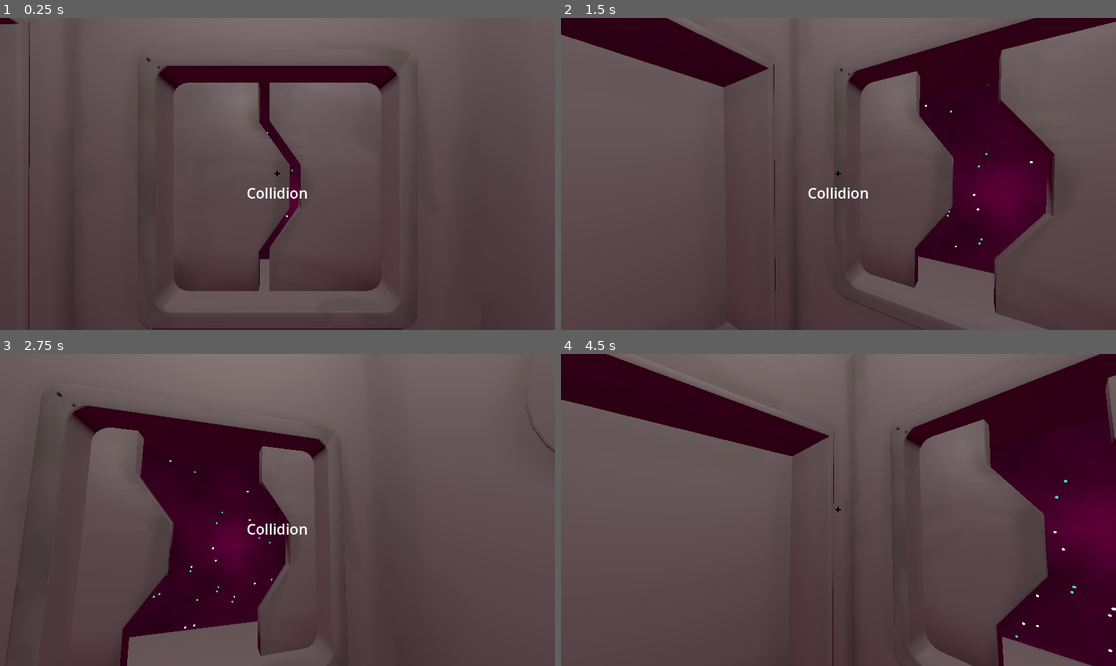
Above: before the commit, frames 1-4 (two rows, left to right).
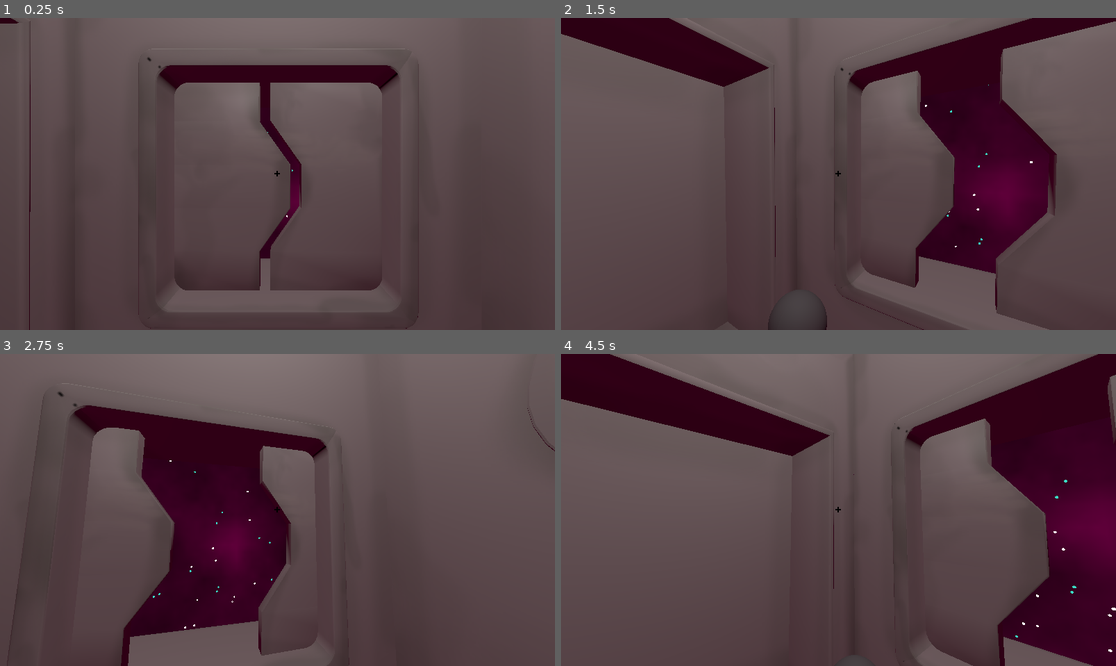
Above: after the commit, the same moments.

Repository: kettle-game-studio/unlimited-space-shawarma
Game: Godot game, scene res://assets/scenes/main_scene.tscn
Same seed, same stepped clock (60 frames per second), same inputs: the game is played once before the commit and once after it.
Inputs (mouse positions are in pixels of both pictures, inside the frame that each line leads up to):
- Up to frame 1 (0.25 s): no input
- Up to frame 2 (1.5 s): move the mouse to (866, 174) at 0.52 s; click (866, 174) at 0.6 s; move the mouse to (810, 174) at 1.27 s; click (810, 174) at 1.35 s
- Up to frame 3 (2.75 s): move the mouse to (288, 503) at 2.02 s; click (288, 503) at 2.1 s
- Up to frame 4 (4.5 s): move the mouse to (832, 516) at 2.77 s; click (832, 516) at 2.85 s; move the mouse to (877, 513) at 3.52 s; click (877, 513) at 3.6 s; move the mouse to (794, 506) at 4.27 s; click (794, 506) at 4.35 s

The runs differ from the first frame. In frame 1, 1.0% of the frame differs, in the area x 0-76%, y 0-100%; in frame 2, 1.1%, in the area x 0-100%, y 0-100%; in frame 3, 0.6%; in frame 4, 0.8%.

Commit message:
Add fridge

Diff:
--- /dev/null
+++ b/assets/prefabs/floating_item_location.tscn
@@ -0,0 +1,3 @@
+[gd_scene format=3 uid="uid://ba1wbu3mtpra5"]
+
+[node name="FloatingItemLocation" type="Node3D"]
--- /dev/null
+++ b/assets/prefabs/fridge.tscn
@@ -0,0 +1,30 @@
+[gd_scene load_steps=6 format=3 uid="uid://b3p1nh2cojknk"]
+
+[ext_resource type="Material" uid="uid://cgtl8wj1e80ke" path="res://assets/materials/glass_material.tres" id="1_hpk8c"]
+[ext_resource type="Script" path="res://assets/scripts/activator.gd" id="2_li706"]
+[ext_resource type="Script" path="res://assets/scripts/fridge.gd" id="2_wtsi6"]
+
+[sub_resource type="QuadMesh" id="QuadMesh_pve2l"]
+
+[sub_resource type="BoxShape3D" id="BoxShape3D_57lwe"]
+size = Vector3(0.71723, 0.626752, 0.665655)
+
+[node name="Fridge" type="CSGMesh3D"]
+transform = Transform3D(-4.42136, 0, -8.80204e-08, 0, 11.1397, 0, 3.86527e-07, 0, -1.00684, 0, 0, 3.18893)
+material_override = ExtResource("1_hpk8c")
+calculate_tangents = false
+mesh = SubResource("QuadMesh_pve2l")
+script = ExtResource("2_wtsi6")
+
+[node name="Area3D" type="Area3D" parent="." node_paths=PackedStringArray("hint_source")]
+collision_layer = 2
+collision_mask = 2
+script = ExtResource("2_li706")
+hint = "Put item in the fridge"
+hint_source = NodePath("..")
+
+[node name="CollisionShape3D" type="CollisionShape3D" parent="Area3D"]
+transform = Transform3D(1, 0, -1.77636e-15, 0, 1, 0, 0, 0, 1, 0, 0.115479, 0)
+shape = SubResource("BoxShape3D_57lwe")
+
+[connection signal="activated" from="Area3D" to="." method="_activated"]
--- /dev/null
+++ b/assets/prefabs/item.tscn
@@ -0,0 +1,28 @@
+[gd_scene load_steps=5 format=3 uid="uid://bdx0kqrt6ryae"]
+
+[ext_resource type="Script" path="res://assets/scripts/item.gd" id="1_wwxqe"]
+[ext_resource type="Script" path="res://assets/scripts/activator.gd" id="2_a0gc7"]
+
+[sub_resource type="SphereShape3D" id="SphereShape3D_sduei"]
+radius = 0.2
+
+[sub_resource type="SphereMesh" id="SphereMesh_s0cjd"]
+radius = 0.2
+height = 0.4
+
+[node name="Item" type="Node3D"]
+script = ExtResource("1_wwxqe")
+item_name = "Sphere"
+
+[node name="Area3D" type="Area3D" parent="." node_paths=PackedStringArray("hint_source")]
+script = ExtResource("2_a0gc7")
+hint = "Take Sphere"
+hint_source = NodePath("..")
+
+[node name="CollisionShape3D" type="CollisionShape3D" parent="Area3D"]
+shape = SubResource("SphereShape3D_sduei")
+
+[node name="CSGMesh3D" type="CSGMesh3D" parent="."]
+mesh = SubResource("SphereMesh_s0cjd")
+
+[connection signal="activated" from="Area3D" to="." method="_activated"]
--- /dev/null
+++ b/assets/prefabs/item_water.tscn
@@ -0,0 +1,14 @@
+[gd_scene load_steps=3 format=3 uid="uid://cer2rgxv8v2rn"]
+
+[ext_resource type="PackedScene" uid="uid://bdx0kqrt6ryae" path="res://assets/prefabs/item.tscn" id="1_rnkhm"]
+
+[sub_resource type="CylinderMesh" id="CylinderMesh_uk68q"]
+top_radius = 0.2
+bottom_radius = 0.15
+height = 0.4
+
+[node name="Item" instance=ExtResource("1_rnkhm")]
+item_name = "Water"
+
+[node name="CSGMesh3D" parent="." index="1"]
+mesh = SubResource("CylinderMesh_uk68q")
--- a/assets/prefabs/player.gd
+++ /dev/null
@@ -1,4 +0,0 @@
-extends Node3D
-class_name Player
-
-@export var ui: UIController
--- a/assets/prefabs/player.tscn
+++ b/assets/prefabs/player.tscn
@@ -1,26 +1,44 @@
-[gd_scene load_steps=4 format=3 uid="uid://4h7b3tnixhgm"]
+[gd_scene load_steps=5 format=3 uid="uid://4h7b3tnixhgm"]
 
-[ext_resource type="Script" path="res://assets/prefabs/player.gd" id="1_1yefg"]
+[ext_resource type="Script" path="res://assets/scripts/player.gd" id="1_6l13g"]
 [ext_resource type="Script" path="res://assets/scripts/player_controller.gd" id="1_75gyu"]
 [ext_resource type="Script" path="res://assets/scripts/player_raycast.gd" id="2_h24xp"]
+[ext_resource type="Script" path="res://assets/scripts/item_manager.gd" id="4_hiefl"]
 
-[node name="Player" type="Node3D"]
-script = ExtResource("1_1yefg")
+[node name="Player" type="Node3D" node_paths=PackedStringArray("item_manager", "player_raycast")]
+script = ExtResource("1_6l13g")
+item_manager = NodePath("ItemManager")
+player_raycast = NodePath("PlayerRaycast")
 
 [node name="Camera3D" type="Camera3D" parent="."]
 
-[node name="RayCast3D" type="RayCast3D" parent="Camera3D"]
+[node name="ActivatorRay" type="RayCast3D" parent="Camera3D"]
 transform = Transform3D(1, 0, 0, 0, -4.37114e-08, -1, 0, 1, -4.37114e-08, 0, 0, 0)
-target_position = Vector3(0, -5, 0)
+target_position = Vector3(0, -20, 0)
 collide_with_areas = true
 collide_with_bodies = false
+
+[node name="FridgeRay" type="RayCast3D" parent="Camera3D"]
+transform = Transform3D(1, 0, 0, 0, -4.37114e-08, -1, 0, 1, -4.37114e-08, 0, 0, 0)
+target_position = Vector3(0, -20, 0)
+collision_mask = 2
+collide_with_areas = true
+collide_with_bodies = false
+
+[node name="Hand" type="Node3D" parent="Camera3D"]
+transform = Transform3D(1, 0, 0, 0, 1, 0, 0, 0, 1, 0, -0.450228, -0.801419)
 
 [node name="PlayerController" type="Node" parent="." node_paths=PackedStringArray("player", "camera")]
 script = ExtResource("1_75gyu")
 player = NodePath("..")
 camera = NodePath("../Camera3D")
 
-[node name="PlayerRaycast" type="Node" parent="." node_paths=PackedStringArray("activatorRaycast", "player")]
+[node name="PlayerRaycast" type="Node" parent="." node_paths=PackedStringArray("activatorRaycast", "fridgeRaycast", "player")]
 script = ExtResource("2_h24xp")
-activatorRaycast = NodePath("../Camera3D/RayCast3D")
+activatorRaycast = NodePath("../Camera3D/ActivatorRay")
+fridgeRaycast = NodePath("../Camera3D/FridgeRay")
 player = NodePath("..")
+
+[node name="ItemManager" type="Node" parent="." node_paths=PackedStringArray("hand")]
+script = ExtResource("4_hiefl")
+hand = NodePath("../Camera3D/Hand")
--- a/assets/prefabs/room.tscn
+++ b/assets/prefabs/room.tscn
@@ -6,6 +6,7 @@
 [ext_resource type="PackedScene" uid="uid://ny55ponoxlby" path="res://assets/prefabs/room_parts/wall_3.tscn" id="4_l5usa"]
 [ext_resource type="PackedScene" uid="uid://csqkawa01ij4v" path="res://assets/prefabs/room_parts/wall_4.tscn" id="5_l81xe"]
 [ext_resource type="PackedScene" uid="uid://csjp6tg2psdb0" path="res://assets/prefabs/door.tscn" id="6_mesk7"]
+[ext_resource type="PackedScene" uid="uid://b3p1nh2cojknk" path="res://assets/prefabs/fridge.tscn" id="7_mtahv"]
 [ext_resource type="Material" uid="uid://cgtl8wj1e80ke" path="res://assets/materials/glass_material.tres" id="8_0dnye"]
 
 [sub_resource type="QuadMesh" id="QuadMesh_pve2l"]
@@ -29,11 +30,7 @@
 targetPosition = Vector3(-1, 0, 0)
 seconsToOpen = 3.0
 
-[node name="glass" type="CSGMesh3D" parent="."]
-transform = Transform3D(-4.42136, 0, -8.80204e-08, 0, 11.1397, 0, 3.86527e-07, 0, -1.00684, 0, 0, 3.18893)
-material_override = ExtResource("8_0dnye")
-calculate_tangents = false
-mesh = SubResource("QuadMesh_pve2l")
+[node name="Fridge" parent="." instance=ExtResource("7_mtahv")]
 
 [node name="glass2" type="CSGMesh3D" parent="."]
 transform = Transform3D(-9.5276e-08, 0, -1.00684, 0, 2.27152, 0, 2.17966, 0, -4.40102e-08, 3.02654, 2.27987, -7.55702e-10)
--- a/assets/prefabs/ui.tscn
+++ b/assets/prefabs/ui.tscn
@@ -1,6 +1,6 @@
 [gd_scene load_steps=4 format=3 uid="uid://cy20o8tmobnno"]
 
-[ext_resource type="Script" path="res://assets/prefabs/ui_controller.gd" id="1_cpks1"]
+[ext_resource type="Script" path="res://assets/scripts/ui_controller.gd" id="1_mknpu"]
 
 [sub_resource type="StyleBoxFlat" id="StyleBoxFlat_kvk3b"]
 bg_color = Color(0, 0, 0, 1)
@@ -15,7 +15,7 @@
 anchor_bottom = 1.0
 grow_horizontal = 2
 grow_vertical = 2
-script = ExtResource("1_cpks1")
+script = ExtResource("1_mknpu")
 textLabel = NodePath("RichTextLabel")
 
 [node name="Crosshair" type="Panel" parent="."]
--- a/assets/scenes/main_scene.tscn
+++ b/assets/scenes/main_scene.tscn
@@ -1,10 +1,12 @@
-[gd_scene load_steps=7 format=3 uid="uid://4ur4w8uh5i2d"]
+[gd_scene load_steps=9 format=3 uid="uid://4ur4w8uh5i2d"]
 
 [ext_resource type="Environment" uid="uid://cfdjcfoshx56f" path="res://assets/scenes/main_environment.tres" id="1_ac5gt"]
 [ext_resource type="PackedScene" uid="uid://4h7b3tnixhgm" path="res://assets/prefabs/player.tscn" id="2_e4bg4"]
 [ext_resource type="Script" path="res://assets/scripts/rotate_sky.gd" id="2_kb0nt"]
 [ext_resource type="PackedScene" uid="uid://hr3ejr51xyux" path="res://assets/prefabs/room.tscn" id="3_4ipvi"]
 [ext_resource type="PackedScene" uid="uid://cy20o8tmobnno" path="res://assets/prefabs/ui.tscn" id="5_dyrqf"]
+[ext_resource type="PackedScene" uid="uid://bdx0kqrt6ryae" path="res://assets/prefabs/item.tscn" id="6_wg2fl"]
+[ext_resource type="PackedScene" uid="uid://cer2rgxv8v2rn" path="res://assets/prefabs/item_water.tscn" id="7_mo6mv"]
 
 [sub_resource type="CameraAttributesPractical" id="CameraAttributesPractical_ho8qv"]
 
@@ -20,7 +22,7 @@
 rotation_speed = Vector3(0.03, 0.02, 0.01)
 
 [node name="Player" parent="." node_paths=PackedStringArray("ui") instance=ExtResource("2_e4bg4")]
-transform = Transform3D(1, 0, 0, 0, 1, 0, 0, 0, 1, 0, 1.07548, 0)
+transform = Transform3D(1, 0, 0, 0, 1, 0, 0, 0, 1, -0.0124536, 1.07065, -0.00195909)
 ui = NodePath("../Canvas/UI")
 
 [node name="room" parent="." instance=ExtResource("3_4ipvi")]
@@ -28,3 +30,9 @@
 [node name="Canvas" type="CanvasLayer" parent="."]
 
 [node name="UI" parent="Canvas" instance=ExtResource("5_dyrqf")]
+
+[node name="Item" parent="." instance=ExtResource("6_wg2fl")]
+transform = Transform3D(1, 0, 0, 0, 1, 0, 0, 0, 1, -1, 0, -1)
+
+[node name="Item2" parent="." instance=ExtResource("7_mo6mv")]
+transform = Transform3D(1, 0, 0, 0, 1, 0, 0, 0, 1, -1, 0, 0)
--- /dev/null
+++ b/assets/scripts/activator.gd
@@ -0,0 +1,13 @@
+extends Node3D
+class_name Activator
+
+@export var hint: String
+@export var hint_source: Node
+
+signal activated(player: Player)
+
+func get_hint(player: Player) -> String:
+	return hint_source.get_hint(player)
+
+func activate(player: Player) -> void:
+	activated.emit(player)
--- /dev/null
+++ b/assets/scripts/fridge.gd
@@ -0,0 +1,26 @@
+extends Node
+class_name Fridge
+
+var floating_item_prefab = preload("res://assets/prefabs/floating_item_location.tscn")
+
+func _activated(player: Player):
+	var item = player.item_manager.item_in_hand;
+	if item == null:
+		return;
+
+	var collision = player.player_raycast.fridgeRaycast.get_collision_point()
+	var player_pos = player.global_transform.origin
+
+	var vec = collision - player_pos
+
+	var node = floating_item_prefab.instantiate()
+	add_child(node)
+	node.global_transform.origin = player_pos + vec * 1.3
+
+	item.go_to(node)
+	player.item_manager.item_in_hand = null;
+
+func get_hint(player: Player) -> String:
+	if player.item_manager.item_in_hand == null:
+		return "Item storage"
+	return "Store %s" % player.item_manager.item_in_hand.item_name
--- /dev/null
+++ b/assets/scripts/item.gd
@@ -0,0 +1,16 @@
+extends Node3D
+class_name Item
+
+@export var item_name: String
+
+func go_to(node: Node3D) -> void:
+	self.global_transform.origin = node.global_transform.origin
+	self.reparent(node, true)
+
+func _activated(player: Player):
+	var hand = player.item_manager.hand
+	player.item_manager.item_in_hand = self
+	go_to(hand)
+
+func get_hint(_player: Player) -> String:
+	return "Take %s" % item_name
--- /dev/null
+++ b/assets/scripts/item_manager.gd
@@ -0,0 +1,6 @@
+extends Node
+class_name ItemManager
+
+@export var hand: Node3D
+
+var item_in_hand: Item
--- /dev/null
+++ b/assets/scripts/player.gd
@@ -0,0 +1,6 @@
+extends Node3D
+class_name Player
+
+@export var ui: UIController
+@export var item_manager: ItemManager
+@export var player_raycast: PlayerRaycast
--- a/assets/scripts/player_raycast.gd
+++ b/assets/scripts/player_raycast.gd
@@ -1,10 +1,27 @@
 extends Node
+class_name PlayerRaycast
 
 @export var activatorRaycast: RayCast3D
+@export var fridgeRaycast: RayCast3D
 @export var player: Player
 
-func _process(delta):
-	if activatorRaycast.is_colliding():
-		player.ui.set_help_text("Collidion")
+func _process(_delta):
+	if process_raycast(activatorRaycast):
+		return
+	if process_raycast(fridgeRaycast):
+		pass
+
+func process_raycast(raycast: RayCast3D) -> bool:
+	var flag = false
+
+	if raycast.is_colliding():
+		var collider = raycast.get_collider()
+		if collider is Activator:
+			player.ui.set_help_text(collider.get_hint(player))
+			flag = true
+			if Input.is_action_just_pressed("Activate"):
+				collider.activate(player)
 	else:
 		player.ui.set_help_text("")
+
+	return flag
--- a/project.godot
+++ b/project.godot
@@ -15,6 +15,15 @@
 config/features=PackedStringArray("4.1", "GL Compatibility")
 config/icon="res://icon.svg"
 
+[input]
+
+Activate={
+"deadzone": 0.5,
+"events": [Object(InputEventMouseButton,"resource_local_to_scene":false,"resource_name":"","device":-1,"window_id":0,"alt_pressed":false,"shift_pressed":false,"ctrl_pressed":false,"meta_pressed":false,"button_mask":0,"position":Vector2(0, 0),"global_position":Vector2(0, 0),"factor":1.0,"button_index":1,"canceled":false,"pressed":false,"double_click":false,"script":null)
+, Object(InputEventKey,"resource_local_to_scene":false,"resource_name":"","device":-1,"window_id":0,"alt_pressed":false,"shift_pressed":false,"ctrl_pressed":false,"meta_pressed":false,"pressed":false,"keycode":0,"physical_keycode":69,"key_label":0,"unicode":101,"echo":false,"script":null)
+]
+}
+
 [rendering]
 
 renderer/rendering_method="gl_compatibility"
Not shown, added: assets/Room/Blender.glb.import
Not shown, added: assets/Room/BlenderColor.png.import
Binary file added: assets/Room/Blender_BlenderColor.png
Not shown, added: assets/Room/Blender_BlenderColor.png.import
Not shown: 1 places in assets/prefabs/room.tscn that only renumber resources
Renamed: assets/prefabs/ui_controller.gd -> assets/scripts/ui_controller.gd
